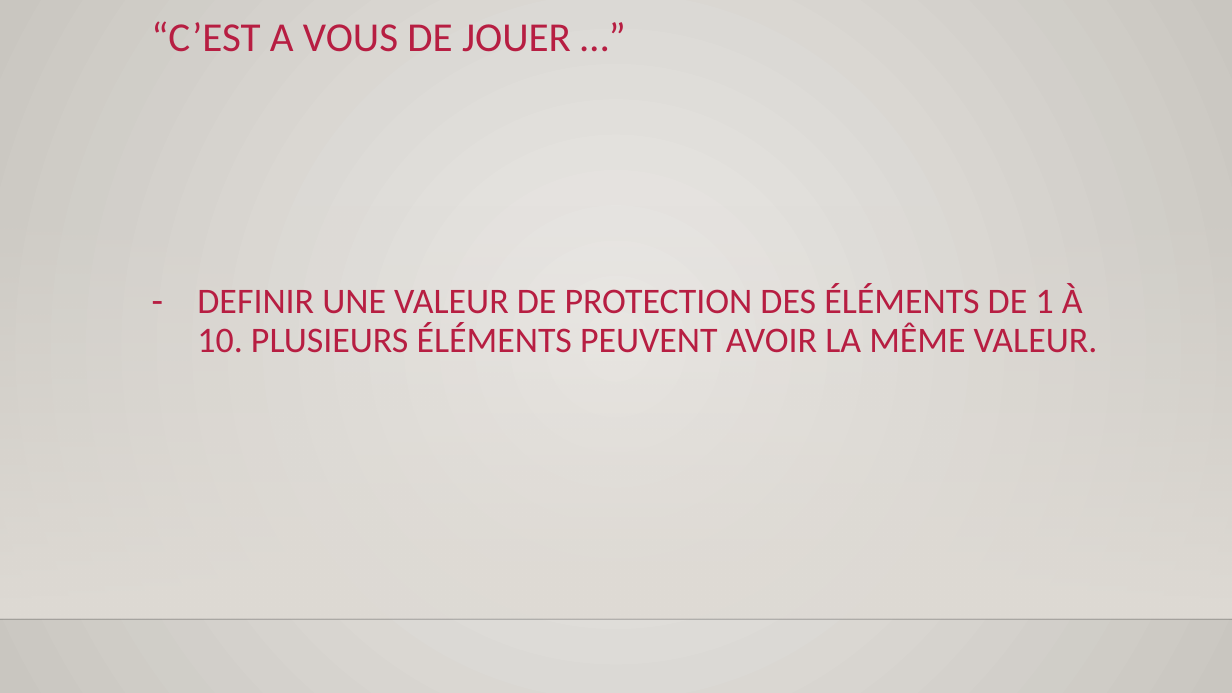
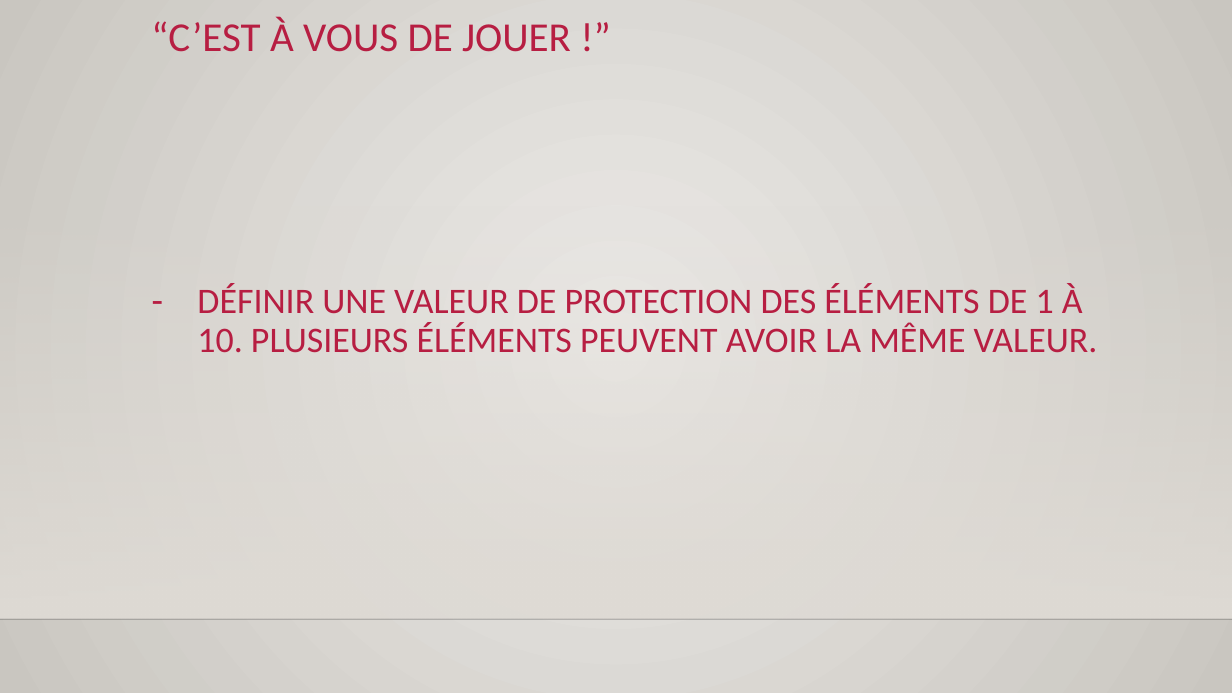
Before and after one commit to open-agile/agile-game-of-thrones, a slide deck: slide 5 of supports/support_presentation_agile_got.pptx. Drawn at 1232x693 pixels with LibreOffice and Linux fonts; fonts in the diff are those of the drawing; background and template pictures are left out. Boxes give left, top, right and bottom in pixels: in the first picture for what was removed or moved away, otherwise in the second. Text is boxed around its words. In the diff, an @@ line names an element or a change of style, - is before the commit and + after.

```diff
--- a/supports/support_presentation_agile_got.pptx
+++ b/supports/support_presentation_agile_got.pptx
@@ text at (151,18,571,52): text changed @@
-“C’EST A VOUS DE JOUER …”
+“C’EST À VOUS DE JOUER !”
@@ text at (197,284,1098,353): text changed @@
-– DEFINIR UNE VALEUR DE PROTECTION DES ÉLÉMENTS DE 1 À 10. PLUSIEURS ÉLÉMENTS PEUVENT AVOIR LA MÊME VALEUR.
+– DÉFINIR UNE VALEUR DE PROTECTION DES ÉLÉMENTS DE 1 À 10. PLUSIEURS ÉLÉMENTS PEUVENT AVOIR LA MÊME VALEUR.
```
Also in this commit, not shown: 6 other slides changed, 1 other file.
